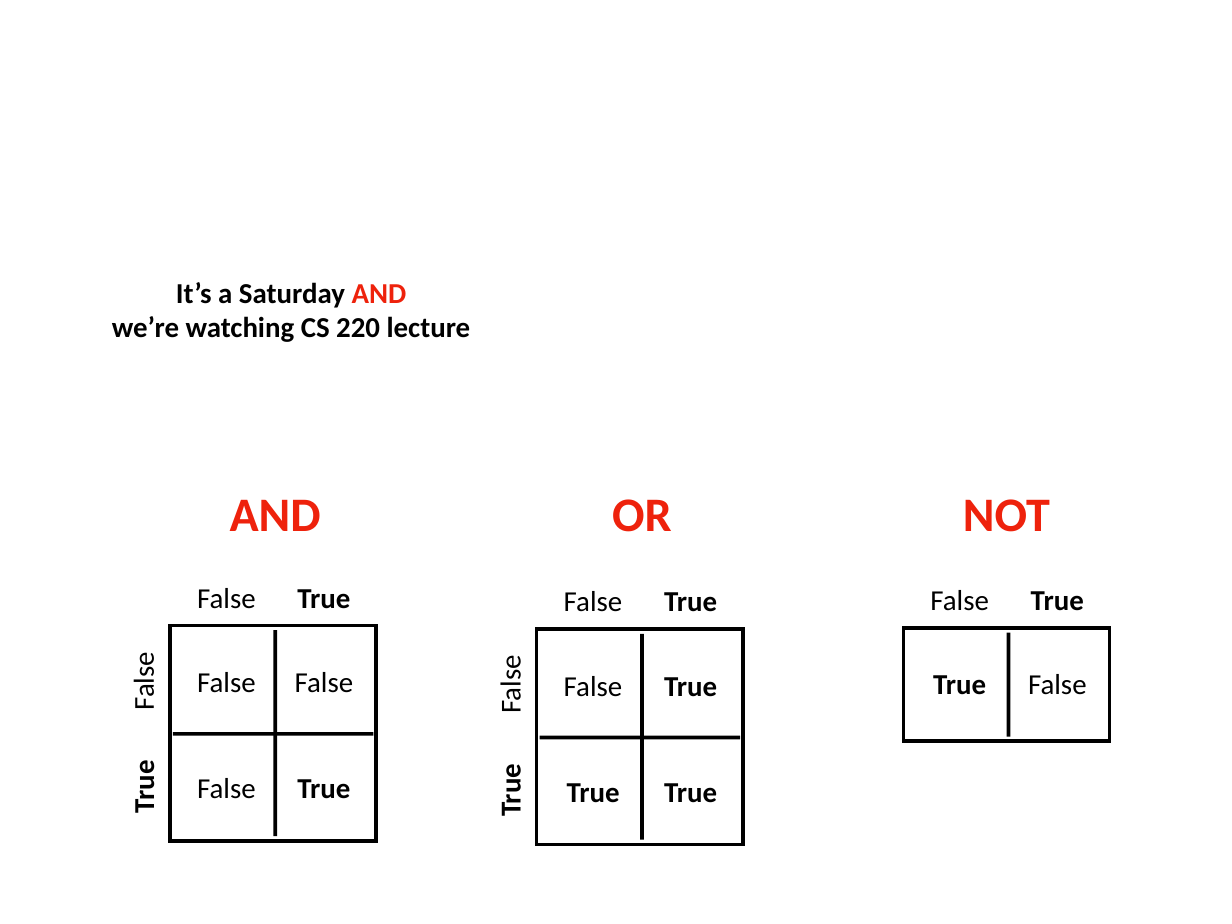
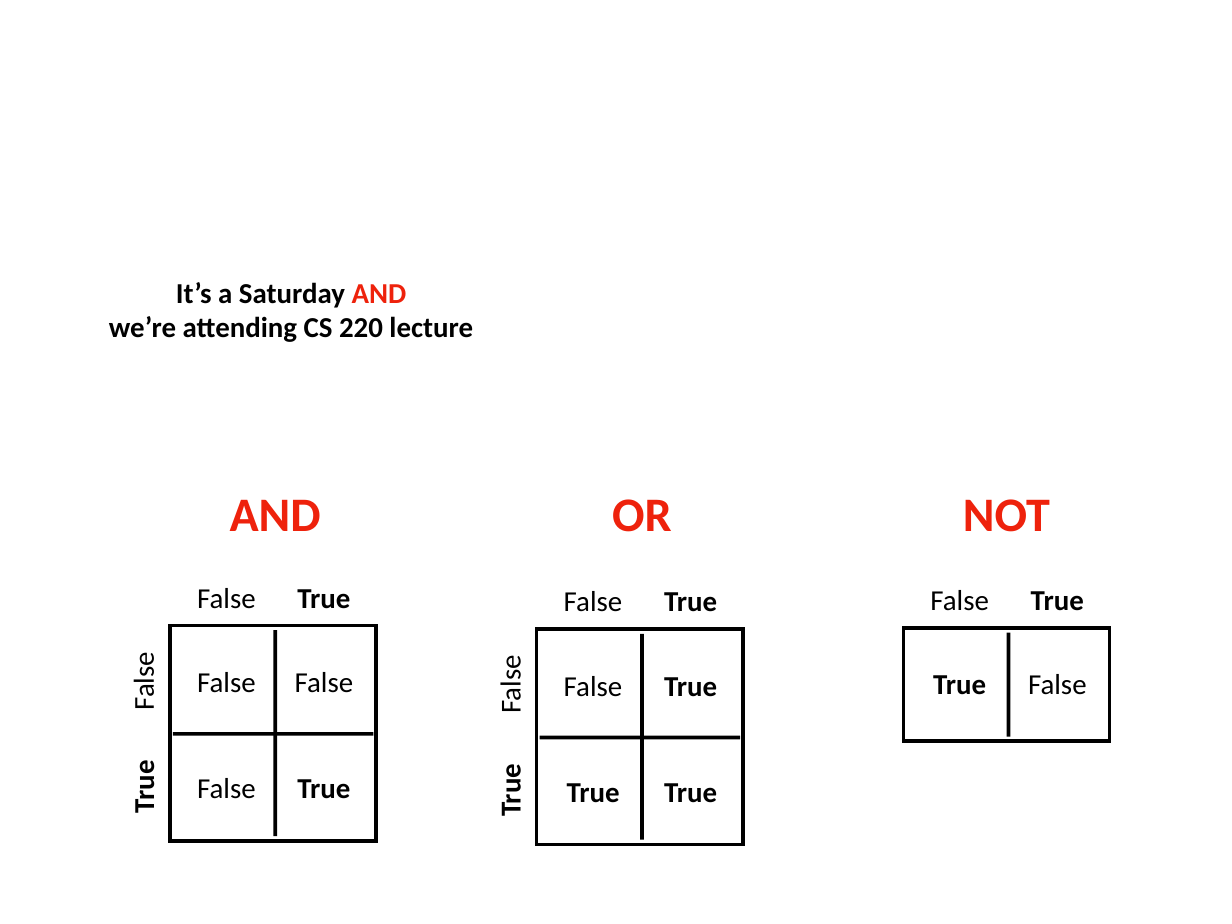
Before and after one commit to tylerharter/caraza-harter-com, a slide deck: slide 44 of tyler/meena/cs220/f21/materials/lec_04_F21.ppt. Drawn at 1232x924 pixels with LibreOffice and Linux fonts; fonts in the diff are those of the drawing. Boxes give left, top, right and bottom in pixels: in the first picture for what was removed or moved away, otherwise in the second. Text is boxed around its words. In the diff, an @@ line names an element or a change of style, - is before the commit and + after.

```diff
--- a/tyler/meena/cs220/f21/materials/lec_04_F21.ppt
+++ b/tyler/meena/cs220/f21/materials/lec_04_F21.ppt
@@ text at box(109, 316, 473, 342): text changed @@
-we’re watching CS 220 lecture
+we’re attending CS 220 lecture
```
Also in this commit, not shown: 3 other slides changed, 3 other files.
